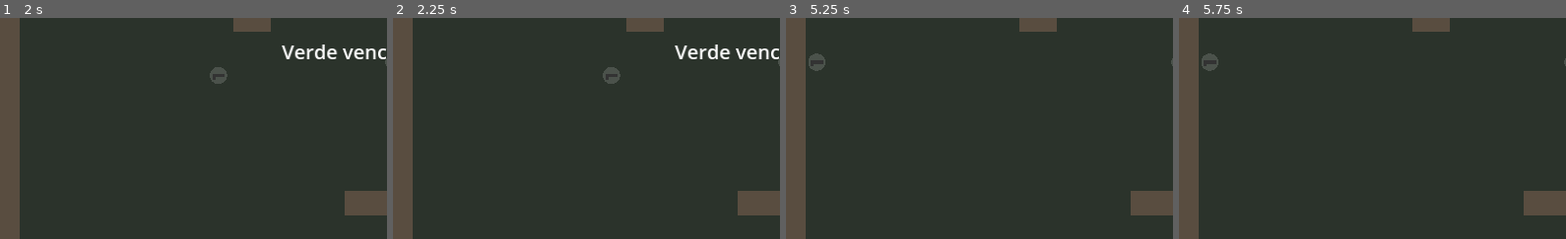
Above: before the commit, frames 1-4 (left to right).
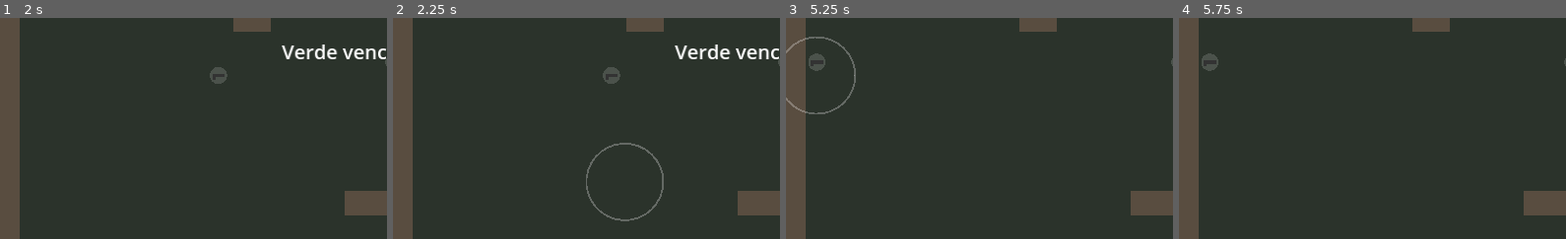
Above: after the commit, the same moments.

Repository: LucasLPiquet/BedLion
Game: Godot game, scene res://scenes/main.tscn
The game is run twice, just before and just after one commit, with the same random seed, the same clock (stepped at 60 frames per second) and the same inputs.
Inputs:
- Up to frame 1 (2 s): tap Enter at 0.5 s; hold D 0.53-1.28 s; tap F at 0.6 s; hold S from 1.28 s (still down); tap G at 1.35 s
- Up to frame 2 (2.25 s): tap Space at 2 s; release S at 2.03 s; hold D from 2.03 s (still down); tap F at 2.1 s
- Up to frame 3 (5.25 s): tap Enter at 2.75 s; release D at 2.78 s; hold W 2.78-3.53 s; tap G at 2.85, 4.35 s; hold A 3.53-5.03 s; tap F at 3.6, 5.1 s; tap Space at 5 s; hold S from 5.03 s (still down)
- Up to frame 4 (5.75 s): keep holding S
The pictures show only the part of the screen within x 0-50%, y 40-90%; the shares and areas given below are measured in that part.

Frame 1 is identical in both runs. In frame 2, 0.5% of the frame differs, in the area x 49-70%, y 56-92%; in frame 3, 0.4%; in frame 4, nothing differs.

Commit message:
Golpe invisível com mais alcance e feedback; espingarda aparece de tempos em tempos
- Golpe corpo a corpo invisível: alcance 50 -> 75 (ALCANCE_GOLPE) e anel visual
  que fica vermelho quando acerta.
- Tipos de arma em scripts/armas.gd (pistola e espingarda).
- Espingarda aparece a cada 10 s em pontos sorteados, máximo 2 no chão;
  5 balas em leque, alcance curto, 6 tiros. Troca com a pistola ao passar por cima.

Co-Authored-By: Claude Opus 5.5 <noreply@anthropic.com>
Claude-Session: https://claude.ai/code/session_01WVF9NzVRjkfp3d8pLb1JDs

Diff:
--- a/scripts/arma_no_chao.gd
+++ b/scripts/arma_no_chao.gd
@@ -1,7 +1,14 @@
 extends Area2D
-## Arma largada no chão. Qualquer camaleão visível e desarmado que passar por cima pega.
+## Arma largada no chão. Um camaleão visível pega se estiver desarmado
+## ou se ela for melhor que a que ele tem (aí a dele fica no chão no lugar).
+
+const Armas := preload("res://scripts/armas.gd")
 
 const RAIO := 14.0
+
+var tipo := "pistola"
+var municao := -1 # -1 = munição cheia do tipo
+var _tempo := 0.0
 
 
 func _ready() -> void:
@@ -12,17 +19,31 @@
 	circulo.radius = RAIO
 	forma.shape = circulo
 	add_child(forma)
+	if municao < 0:
+		municao = Armas.TIPOS[tipo]["municao"]
 
 
-func _physics_process(_delta: float) -> void:
+func _physics_process(delta: float) -> void:
+	_tempo += delta
+	if Armas.TIPOS[tipo]["nivel"] > 1:
+		queue_redraw() # brilho pulsando nas armas melhores
 	# Checa toda frame (e não só ao entrar) para quem ficar visível em cima da arma.
 	for corpo in get_overlapping_bodies():
-		if corpo.has_method("pegar_arma") and corpo.pegar_arma():
+		if corpo.has_method("pegar_arma") and corpo.pegar_arma(self):
 			queue_free()
 			return
 
 
 func _draw() -> void:
+	var dados: Dictionary = Armas.TIPOS[tipo]
+	var cor: Color = dados["cor"]
+	if dados["nivel"] > 1:
+		var pulso := 0.5 + 0.5 * sin(_tempo * 6.0)
+		draw_circle(Vector2.ZERO, RAIO + 6.0 * pulso, Color(cor, 0.25))
 	draw_circle(Vector2.ZERO, RAIO, Color(1.0, 1.0, 1.0, 0.15))
-	draw_rect(Rect2(-10.0, -3.0, 20.0, 6.0), Color(0.2, 0.2, 0.2))
-	draw_rect(Rect2(-10.0, -3.0, 5.0, 10.0), Color(0.2, 0.2, 0.2))
+	if tipo == "espingarda":
+		draw_rect(Rect2(-14.0, -4.0, 28.0, 8.0), cor)
+		draw_rect(Rect2(-14.0, -4.0, 6.0, 11.0), cor)
+	else:
+		draw_rect(Rect2(-10.0, -3.0, 20.0, 6.0), cor)
+		draw_rect(Rect2(-10.0, -3.0, 5.0, 10.0), cor)
--- /dev/null
+++ b/scripts/armas.gd
@@ -0,0 +1,16 @@
+extends RefCounted
+## Tipos de arma. Para criar ou ajustar uma arma, basta mexer neste dicionário.
+## nivel: arma de nível maior substitui a de nível menor ao passar por cima.
+## municao: -1 é infinita; quando acaba, o camaleão fica desarmado.
+## alcance: distância máxima de cada bala (INF = até bater em algo).
+
+const TIPOS := {
+	"pistola": {
+		"nivel": 1, "recarga": 0.35, "balas": 1, "espalhamento": 0.0,
+		"alcance": INF, "municao": -1, "cor": Color(0.2, 0.2, 0.2),
+	},
+	"espingarda": {
+		"nivel": 2, "recarga": 0.6, "balas": 5, "espalhamento": 0.5,
+		"alcance": 380.0, "municao": 6, "cor": Color(0.85, 0.2, 0.25),
+	},
+}
--- a/scripts/bala.gd
+++ b/scripts/bala.gd
@@ -1,11 +1,13 @@
 extends Area2D
-## Projétil da arma inicial. Some ao bater em parede e mata o camaleão que acertar.
+## Projétil das armas. Some ao bater em parede e mata o camaleão que acertar.
 
 const VELOCIDADE := 700.0
 const RAIO := 4.0
 
 var direcao := Vector2.RIGHT
 var dono: Node
+var alcance := INF
+var _percorrido := 0.0
 
 
 func _ready() -> void:
@@ -21,6 +23,9 @@
 
 func _physics_process(delta: float) -> void:
 	position += direcao * VELOCIDADE * delta
+	_percorrido += VELOCIDADE * delta
+	if _percorrido >= alcance:
+		queue_free()
 
 
 func _ao_atingir(corpo: Node) -> void:
--- a/scripts/camaleao.gd
+++ b/scripts/camaleao.gd
@@ -2,17 +2,20 @@
 ## Um camaleão controlado por um jogador.
 ## Visível: anda e atira com a arma (se tiver uma).
 ## Invisível: some para todos (inclusive para o próprio jogador), solta a arma
-## no chão e só consegue matar de perto.
+## no chão e o ataque vira um golpe que mata quem estiver perto.
 
 signal morreu(camaleao)
 
 const Bala := preload("res://scripts/bala.gd")
 const ArmaNoChao := preload("res://scripts/arma_no_chao.gd")
+const Armas := preload("res://scripts/armas.gd")
+const EfeitoGolpe := preload("res://scripts/efeito_golpe.gd")
 
 const VELOCIDADE := 260.0
 const RAIO := 18.0
-const ALCANCE_GOLPE := 50.0
-const RECARGA_TIRO := 0.35
+## Distância máxima entre os centros dos dois camaleões para o golpe matar.
+## Cada camaleão tem raio 18, então 75 deixa uns 40 px de folga entre eles.
+const ALCANCE_GOLPE := 75.0
 const RECARGA_GOLPE := 0.4
 const RECARGA_INVISIBILIDADE := 0.5
 
@@ -21,7 +24,8 @@
 var mundo: Node # onde balas e armas soltas são criadas
 
 var direcao := Vector2.RIGHT
-var tem_arma := true
+var arma := "pistola" # "" = desarmado; tipos em armas.gd
+var municao := -1 # -1 = infinita
 var invisivel := false
 var vivo := true
 
@@ -69,46 +73,79 @@
 	_recarga_invisibilidade = RECARGA_INVISIBILIDADE
 	invisivel = not invisivel
 	visible = not invisivel
-	if invisivel and tem_arma:
-		tem_arma = false
-		var arma := ArmaNoChao.new()
-		arma.position = position
-		mundo.add_child(arma)
+	if invisivel and arma != "":
+		_largar_arma(arma, municao)
+		arma = ""
 
 
 func _atacar() -> void:
 	if invisivel:
 		_golpear()
-	elif tem_arma:
+	elif arma != "":
 		_atirar()
 
 
 func _atirar() -> void:
 	if _recarga_tiro > 0.0:
 		return
-	_recarga_tiro = RECARGA_TIRO
-	var bala := Bala.new()
-	bala.dono = self
-	bala.direcao = direcao
-	bala.position = position + direcao * (RAIO + 6.0)
-	mundo.add_child(bala)
+	var dados: Dictionary = Armas.TIPOS[arma]
+	_recarga_tiro = dados["recarga"]
+	var quantidade: int = dados["balas"]
+	var espalhamento: float = dados["espalhamento"]
+	for i in quantidade:
+		# Distribui as balas igualmente dentro do leque (uma só sai reta).
+		var angulo := 0.0
+		if quantidade > 1:
+			angulo = lerpf(-espalhamento / 2.0, espalhamento / 2.0, float(i) / (quantidade - 1))
+		var bala := Bala.new()
+		bala.dono = self
+		bala.direcao = direcao.rotated(angulo)
+		bala.alcance = dados["alcance"]
+		bala.position = position + direcao * (RAIO + 6.0)
+		mundo.add_child(bala)
+	if municao > 0:
+		municao -= 1
+		if municao == 0:
+			arma = ""
 
 
 func _golpear() -> void:
 	if _recarga_golpe > 0.0:
 		return
 	_recarga_golpe = RECARGA_GOLPE
+	var acertou := false
 	for outro in get_tree().get_nodes_in_group("camaleoes"):
 		if outro != self and outro.vivo and position.distance_to(outro.position) <= ALCANCE_GOLPE:
 			outro.morrer()
+			acertou = true
+	# O anel aparece para todos: golpear entrega por um instante onde você está.
+	var efeito := EfeitoGolpe.new()
+	efeito.position = position
+	efeito.alcance = ALCANCE_GOLPE
+	efeito.acertou = acertou
+	mundo.add_child(efeito)
 
 
-## Chamado pela arma no chão. Só dá para pegar estando visível e desarmado.
-func pegar_arma() -> bool:
-	if not vivo or invisivel or tem_arma:
+## Chamado pela arma no chão. Só dá para pegar estando visível, e só se estiver
+## desarmado ou se a arma do chão for melhor (aí a atual fica no chão).
+func pegar_arma(no_chao: Node) -> bool:
+	if not vivo or invisivel:
 		return false
-	tem_arma = true
+	if arma != "" and Armas.TIPOS[no_chao.tipo]["nivel"] <= Armas.TIPOS[arma]["nivel"]:
+		return false
+	if arma != "":
+		_largar_arma.call_deferred(arma, municao)
+	arma = no_chao.tipo
+	municao = no_chao.municao
 	return true
+
+
+func _largar_arma(tipo: String, restante: int) -> void:
+	var no_chao := ArmaNoChao.new()
+	no_chao.tipo = tipo
+	no_chao.municao = restante
+	no_chao.position = position
+	mundo.add_child(no_chao)
 
 
 func morrer() -> void:
@@ -125,5 +162,7 @@
 	draw_arc(Vector2.ZERO, RAIO, 0.0, TAU, 24, cor.darkened(0.4), 2.0)
 	draw_circle(direcao * (RAIO * 0.5), 5.0, Color.WHITE)
 	draw_circle(direcao * (RAIO * 0.6), 2.5, Color.BLACK)
-	if tem_arma:
-		draw_line(direcao * RAIO * 0.6, direcao * (RAIO + 12.0), Color(0.2, 0.2, 0.2), 6.0)
+	if arma != "":
+		var dados: Dictionary = Armas.TIPOS[arma]
+		var comprimento := 16.0 if arma == "espingarda" else 12.0
+		draw_line(direcao * RAIO * 0.6, direcao * (RAIO + comprimento), dados["cor"], 6.0)
--- /dev/null
+++ b/scripts/efeito_golpe.gd
@@ -0,0 +1,24 @@
+extends Node2D
+## Anel rápido do golpe corpo a corpo, do tamanho do alcance. Fica no mundo
+## (não no camaleão), então aparece mesmo quando quem golpeou está invisível.
+
+const DURACAO := 0.2
+
+var alcance := 75.0
+var acertou := false
+var _tempo := 0.0
+
+
+func _process(delta: float) -> void:
+	_tempo += delta
+	if _tempo >= DURACAO:
+		queue_free()
+		return
+	queue_redraw()
+
+
+func _draw() -> void:
+	var t := _tempo / DURACAO
+	var cor := Color(1.0, 0.3, 0.3) if acertou else Color(1.0, 1.0, 1.0)
+	cor.a = 0.8 * (1.0 - t)
+	draw_arc(Vector2.ZERO, alcance * lerpf(0.5, 1.0, t), 0.0, TAU, 32, cor, 3.0)
--- a/scripts/main.gd
+++ b/scripts/main.gd
@@ -17,6 +17,16 @@
 ]
 ## Armas extras espalhadas pelo mapa no começo de cada rodada.
 const ARMAS_EXTRAS := [Vector2(640, 360)]
+
+## Arma melhor que aparece de tempos em tempos durante a rodada.
+const ARMA_MELHOR := "espingarda"
+const INTERVALO_ARMA_MELHOR := 10.0 # segundos entre uma aparição e outra
+const MAX_ARMAS_MELHORES := 2 # quantas podem estar no chão ao mesmo tempo
+## Lugares onde ela pode aparecer (sorteado a cada vez, sem repetir um ocupado).
+const PONTOS_ARMA_MELHOR := [
+	Vector2(200, 130), Vector2(1080, 130), Vector2(200, 590), Vector2(1080, 590),
+	Vector2(640, 240), Vector2(640, 480), Vector2(500, 470), Vector2(780, 250),
+]
 
 const JOGADORES := [
 	{"prefixo": "p1", "nome": "Verde", "cor": Color(0.35, 0.85, 0.4), "inicio": Vector2(160, 360)},
@@ -111,6 +121,12 @@
 		arma.position = posicao
 		_rodada.add_child(arma)
 
+	var relogio := Timer.new()
+	relogio.wait_time = INTERVALO_ARMA_MELHOR
+	relogio.autostart = true
+	relogio.timeout.connect(_spawnar_arma_melhor)
+	_rodada.add_child(relogio)
+
 	for i in JOGADORES.size():
 		var dados: Dictionary = JOGADORES[i]
 		var camaleao := Camaleao.new()
@@ -123,6 +139,31 @@
 		camaleao.morreu.connect(_ao_morrer)
 		_rodada.add_child(camaleao)
 		_vivos.append(camaleao)
+
+
+func _spawnar_arma_melhor() -> void:
+	if _rodada_acabou:
+		return
+	var no_chao: Array = []
+	for filho in _rodada.get_children():
+		if filho is ArmaNoChao and filho.tipo == ARMA_MELHOR:
+			no_chao.append(filho)
+	if no_chao.size() >= MAX_ARMAS_MELHORES:
+		return
+	var livres: Array = []
+	for ponto in PONTOS_ARMA_MELHOR:
+		var ocupado := false
+		for existente in no_chao:
+			if existente.position.distance_to(ponto) < 40.0:
+				ocupado = true
+		if not ocupado:
+			livres.append(ponto)
+	if livres.is_empty():
+		return
+	var arma := ArmaNoChao.new()
+	arma.tipo = ARMA_MELHOR
+	arma.position = livres.pick_random()
+	_rodada.add_child(arma)
 
 
 func _ao_morrer(camaleao: Node) -> void:
Not shown, changed: README.md
